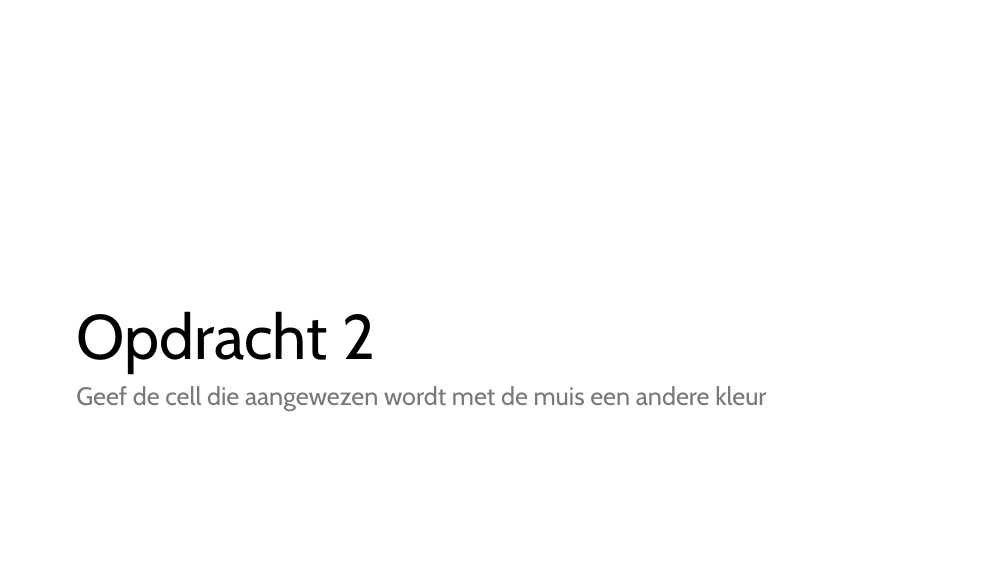
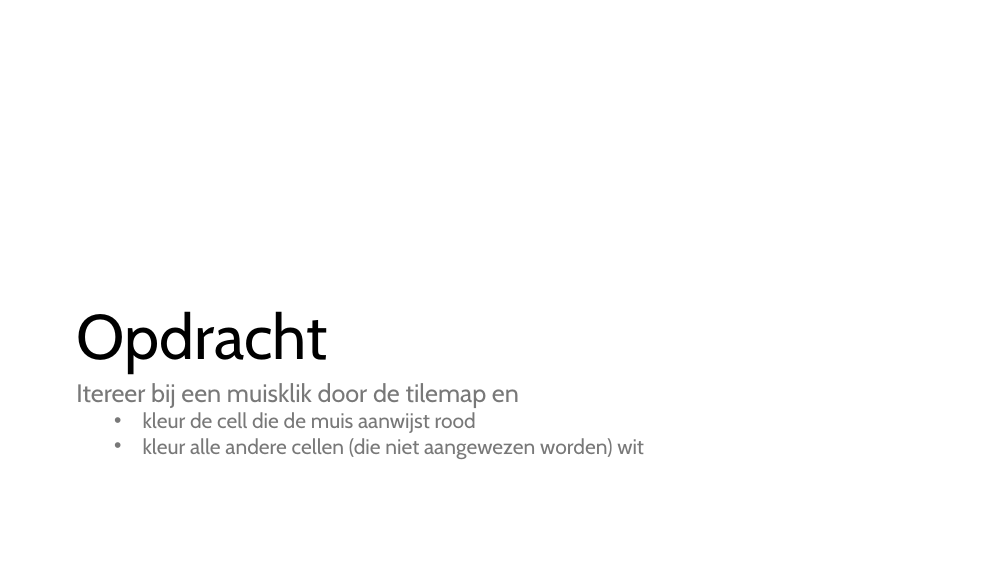
Before and after one commit to djsjollema/lessen-gamedevelopment, a slide deck: slide 8 of M4/GDV_2D_Gym/les3/gdv-2d-gym-les2.pptx (slide 9 before the commit). Drawn at 1008x567 pixels with LibreOffice and Linux fonts; fonts in the diff are those of the drawing. Boxes give left, top, right and bottom in pixels: in the first picture for what was removed or moved away, otherwise in the second. Text is boxed around its words. In the diff, an @@ line names an element or a change of style, - is before the commit and + after.

Commit message:
m4-gym2d-les3

```diff
--- a/M4/GDV_2D_Gym/les3/gdv-2d-gym-les2.pptx
+++ b/M4/GDV_2D_Gym/les3/gdv-2d-gym-les2.pptx
@@ title at [76, 311, 328, 374]: text changed @@
-Opdracht 2
+Opdracht
@@ text at [76, 383, 644, 459]: text changed; size 24 to 20 pt @@
-Geef de cell die aangewezen wordt met de muis een andere kleur
+Itereer bij een muisklik door de tilemap en
+  • kleur de cell die de muis aanwijst rood
+  • kleur alle andere cellen (die niet aangewezen worden) wit
```
Also in this commit, not shown: 2 slides added, 4 slides removed.
